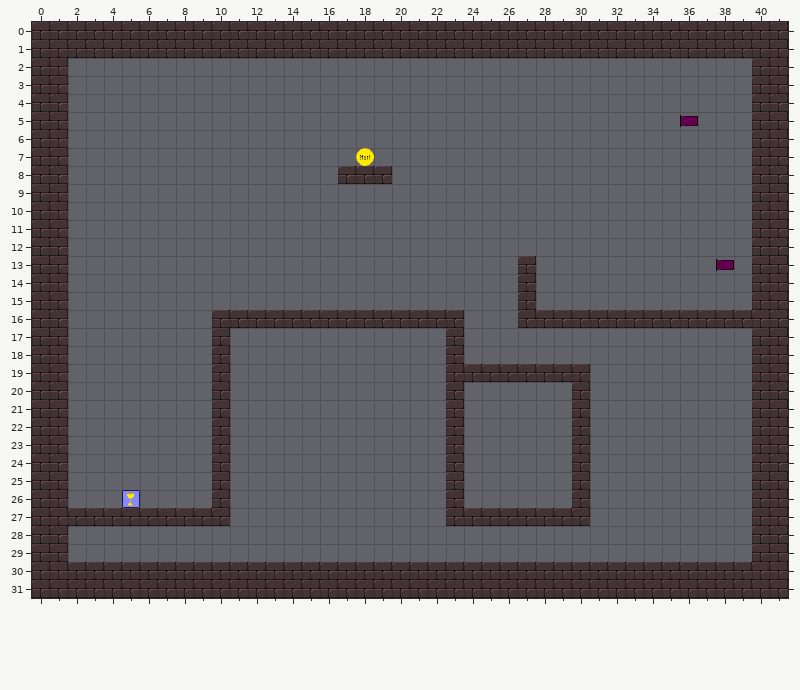
Tiled map: levelconverter/maps/featuretest.tmx. Above is the file before it was changed.
Cells are 20x20 px. Shown: x 0..41, y 0..31.
The result:
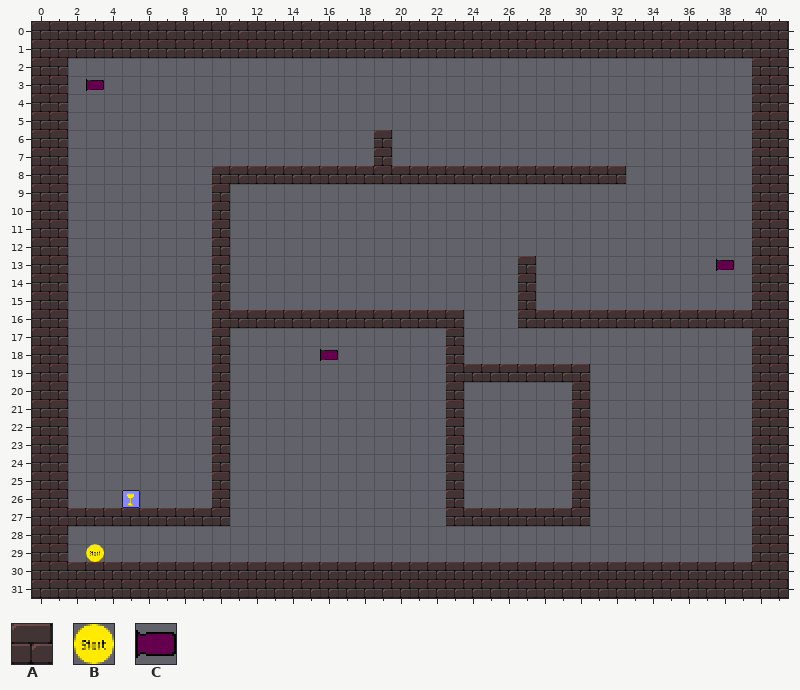
Key: from "tiles1_neu_kleiner": A 7, B 46, C 54.
_ is an empty cell.
The edit:
Layer "bg":
There is now tile A in rows 6 to 7 at x 19; in row 8 at x 10 to 16 and 20 to 32; in rows 9 to 15 at x 10.
There is now tile B in row 29 at x 3.
There is now tile C in row 3 at x 3; in row 18 at x 16.
Tile B is removed in row 7 at x 18.
Tile C is removed in row 5 at x 36.
Where, in picture pixels (left, top, right, bottom), the same in both pictures:
added: (86, 79, 104, 91)
removed: (680, 115, 698, 127)
changed: (356, 130, 626, 184)
added: (212, 166, 338, 310)
added: (320, 349, 338, 361)
added: (86, 544, 104, 562)
